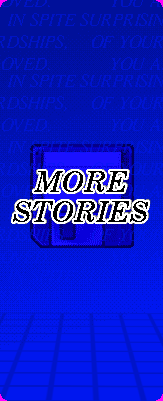
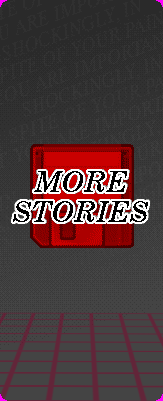
Comparing the layer stacks of the two (163, 401) images. Changes:
painted on "00.png" over [0, 312, 163, 401]
painted on "Pasted Layer #2" over [30, 144, 134, 248]
renamed "words.png" to "01.png", opacity 100% → 6%, moved it above "Pasted Layer", painted on it over [0, 0, 163, 319]
painted on "Pasted Layer" over [0, 0, 163, 401]
